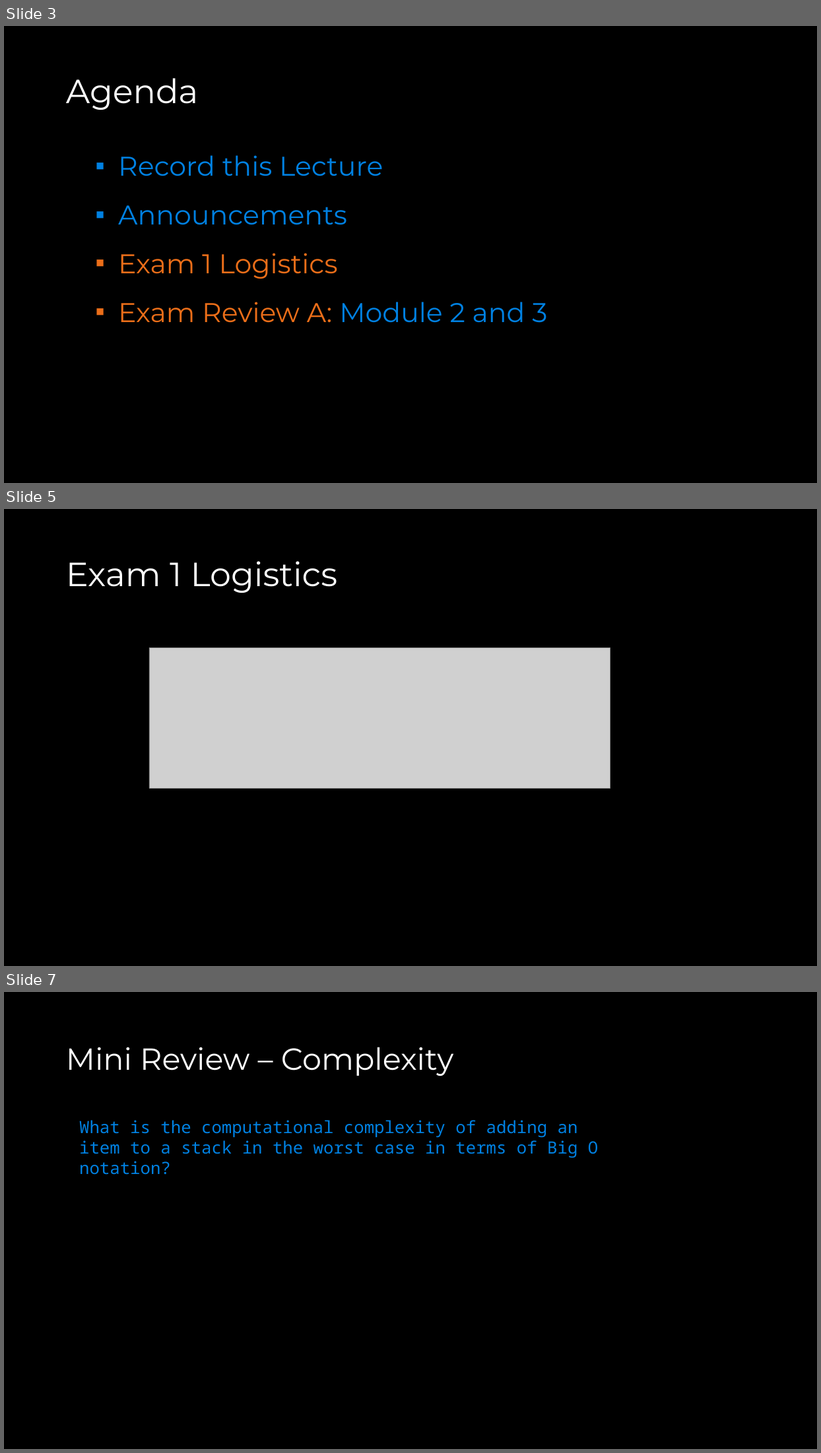
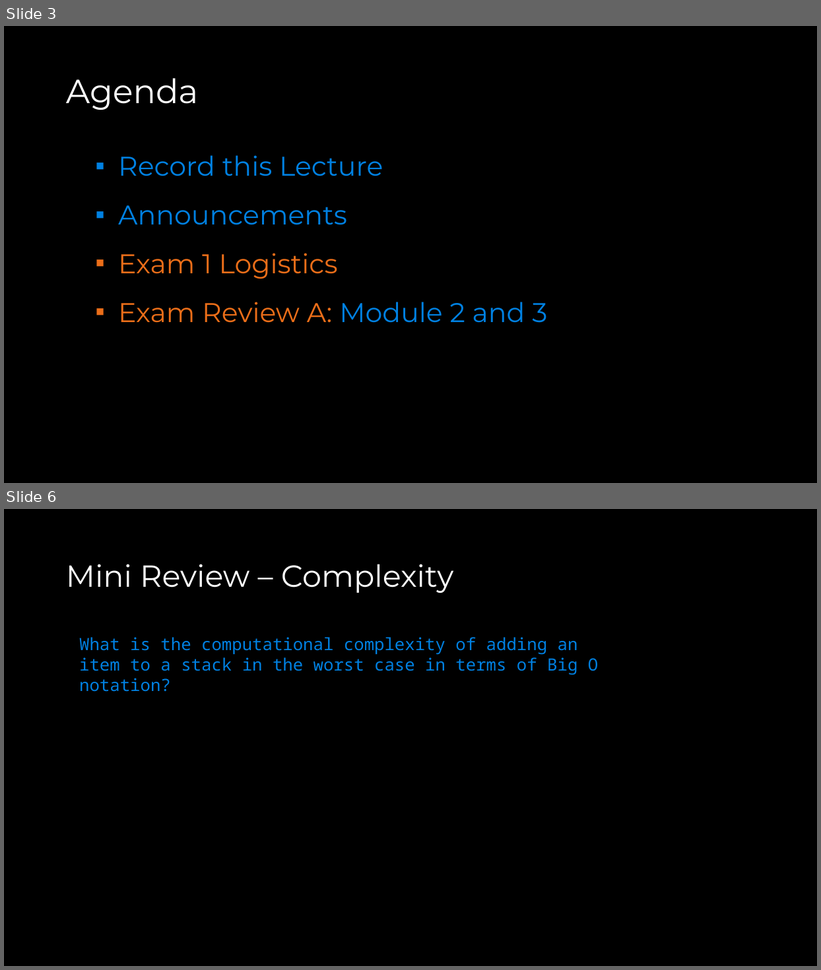
Before and after one commit to COP3530/Instructional-Content, a slide deck: Slides/Slides-PPT/Exam 1 - Review A.pptx. Shown one above the other, each under a label of ours: slides 3, 5 and 7 before the commit, slides 3 and 6 after it; the slides between them are not shown. The pictures are 821x1453 and 821x970 pixels, drawn with LibreOffice and Linux fonts; fonts in the diff are those of the drawing; grey boxes stand for pictures. Boxes give left, top, right and bottom in pixels: in the first picture for what was removed or moved away, otherwise in the second. Text is boxed around its words. In the diff, an @@ line names an element or a change of style, - is before the commit and + after.

```diff
--- a/Slides/Slides-PPT/Exam 1 - Review A.pptx
+++ b/Slides/Slides-PPT/Exam 1 - Review A.pptx
@@ slide 5 removed at box(4, 509, 817, 966), background #000000 @@
@@ title removed at box(66, 561, 338, 593) @@
-Exam 1 Logistics
@@ picture removed at box(149, 648, 611, 788) @@
@@ what was slide 7 is now slide 6 @@
```
Also in this commit, not shown: 3 slides changed, 1 other file.
